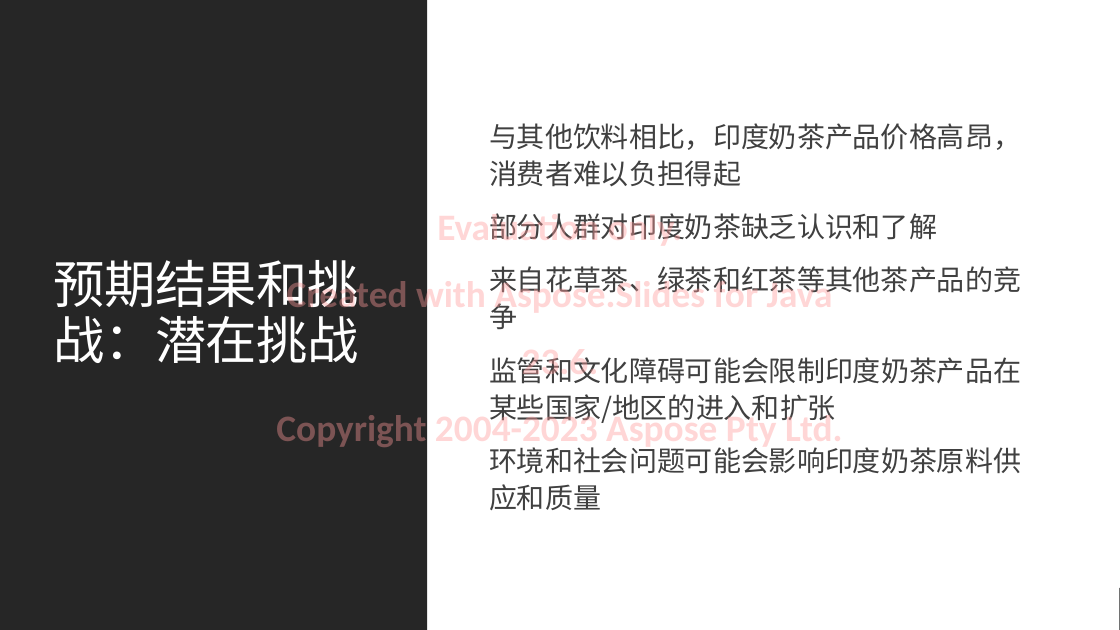
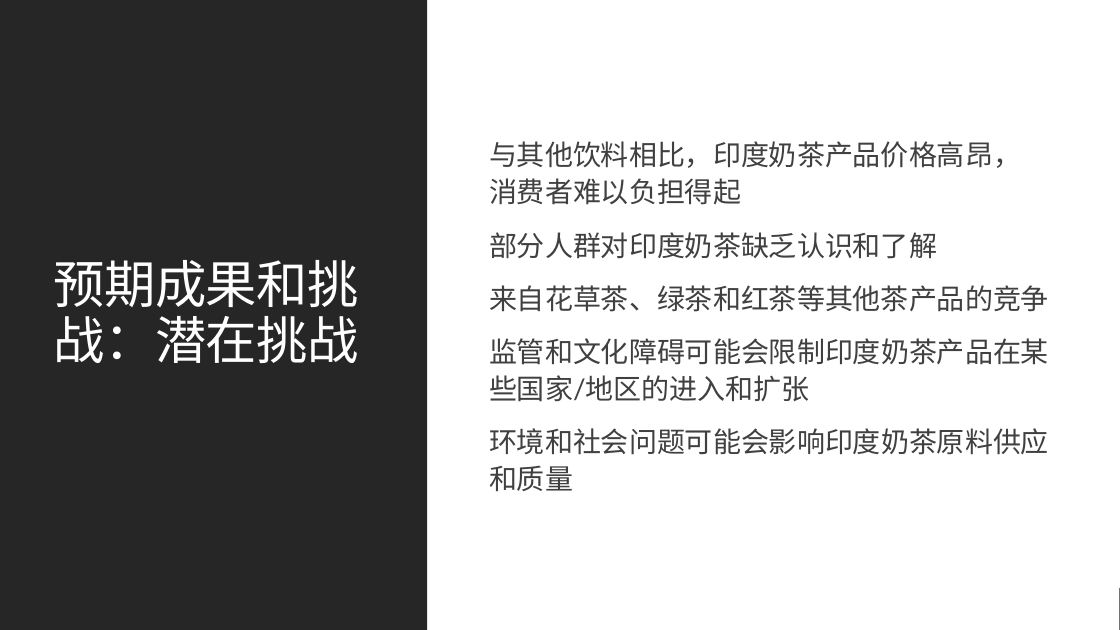
Before and after one commit to MicrosoftLearning/MS-4004-Empower-workforce-copilot-use-cases.zh-cn, a slide deck: slide 13 of ResourceFiles/Mystic Spice Premium Chai Market Analysis Presentation.pptx. Drawn at 1120x630 pixels with LibreOffice and Linux fonts; fonts in the diff are those of the drawing. Boxes give left, top, right and bottom in pixels: in the first picture for what was removed or moved away, otherwise in the second. Text is boxed around its words. In the diff, an @@ line names an element or a change of style, - is before the commit and + after.

```diff
--- a/ResourceFiles/Mystic Spice Premium Chai Market Analysis Presentation.pptx
+++ b/ResourceFiles/Mystic Spice Premium Chai Market Analysis Presentation.pptx
@@ text at <box>489,141,1021,205</box>: text changed; font Noto Sans CJK SC to Lato @@
-  与其他饮料相比，印度奶茶产品价格高昂，消费者难以负担得起
+  与其他饮料相比，印度奶茶产品价格高昂，
+  消费者难以负担得起
@@ text removed at <box>276,213,843,451</box> @@
-Evaluation only.
-Created with Aspose.Slides for Java 23.6.
-Copyright 2004-2023 Aspose Pty Ltd.
@@ text at <box>489,232,1049,491</box>: font Noto Sans CJK SC to Lato in "部分人群对印度奶茶缺乏认识和了解", "来自花草茶、绿茶和红茶等其他茶产品的竞争", "监管和文化障碍可能会限制印度奶茶产品在某些国家/地区的进入和扩张", "环境和社会问题可能会影响印度奶茶原料供应和质量" @@
@@ title at <box>54,260,359,363</box>: text changed; font Noto Sans CJK SC to TeX Gyre Bonum @@
-预期结果和挑战：潜在挑战
+预期成果和挑战：潜在挑战
```
Also in this commit, not shown: 13 other slides changed, 18 other files.
